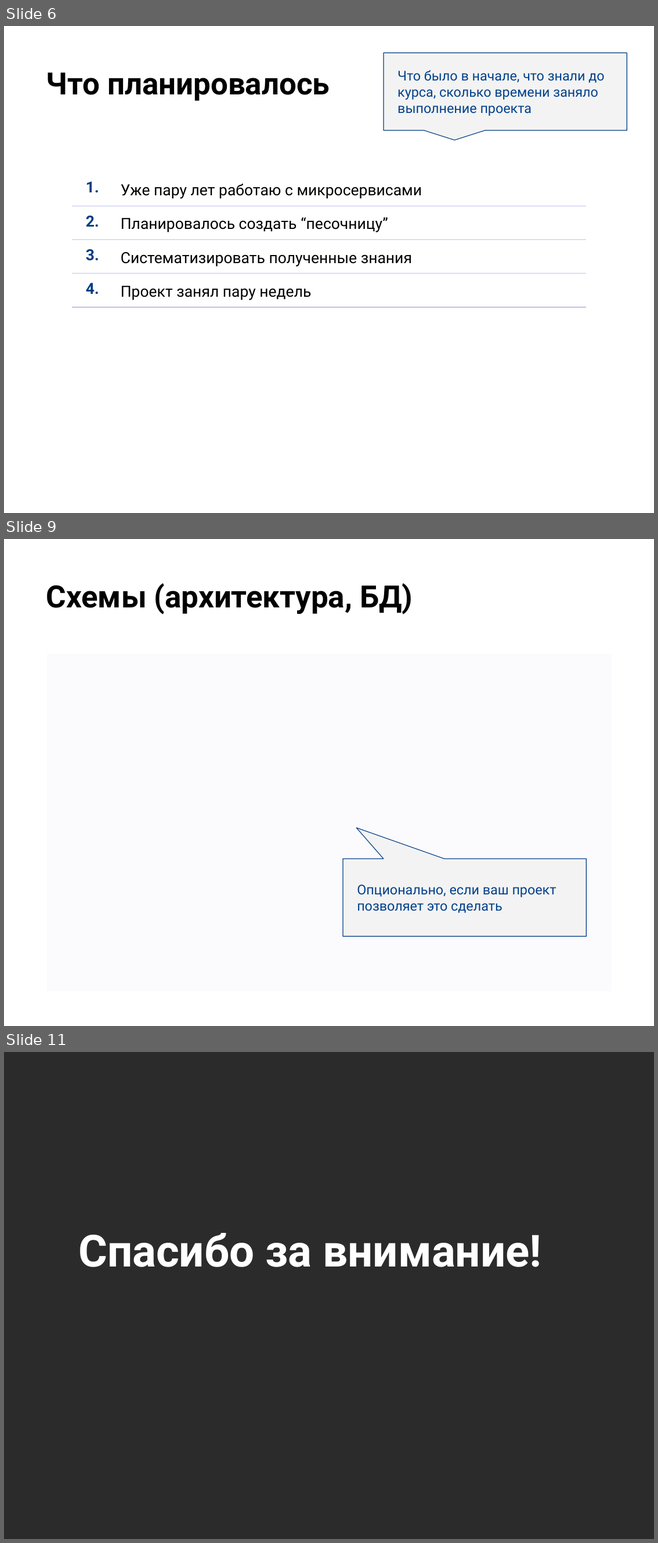
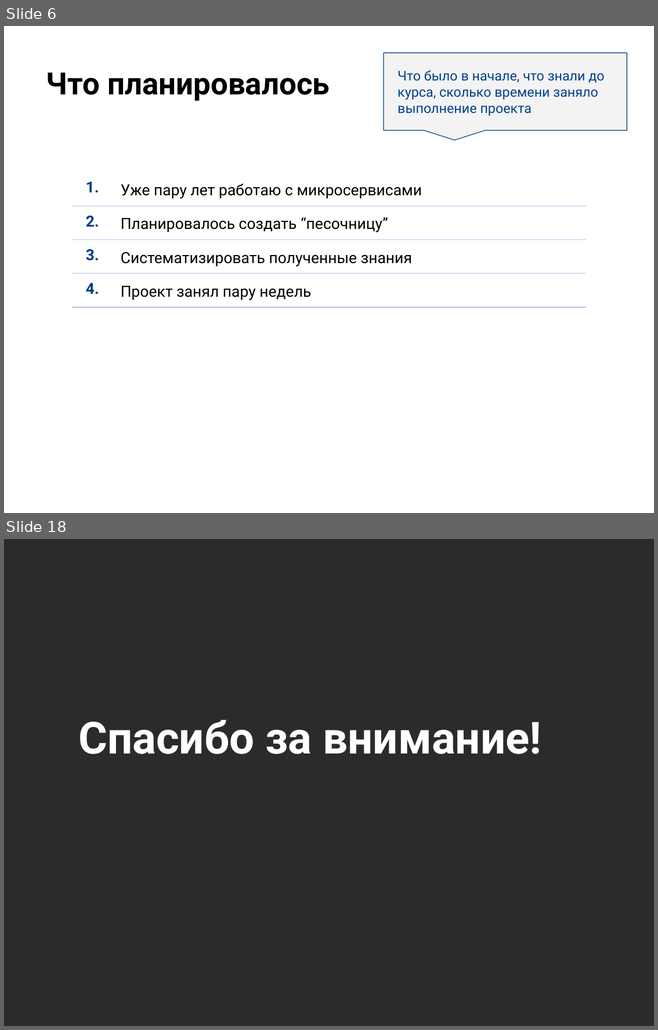
Before and after one commit to christina-gorina/microservices-otus-study, a slide deck: final/marketplace-orders/files/presentation/Презентация.pptx. Shown one above the other, each under a label of ours: slides 6, 9 and 11 before the commit, slides 6 and 18 after it; the slides between them are not shown. The pictures are 658x1543 and 658x1030 pixels, drawn with LibreOffice and Linux fonts; fonts in the diff are those of the drawing; background and template pictures are left out; a plain dark background stands for a picture behind light text. Boxes give left, top, right and bottom in pixels: in the first picture for what was removed or moved away, otherwise in the second. Text is boxed around its words. In the diff, an @@ line names an element or a change of style, - is before the commit and + after.

```diff
--- a/final/marketplace-orders/files/presentation/Презентация.pptx
+++ b/final/marketplace-orders/files/presentation/Презентация.pptx
@@ slide 9 removed at [4,539,654,1026], background picture (left out) @@
@@ title removed at [46,583,412,614] @@
-Схемы (архитектура, БД)
@@ rectangle removed at [47,654,611,992] @@
@@ speech box removed at [343,859,585,936] @@
-Опционально, если ваш проект позволяет это сделать
@@ what was slide 11 is now slide 18 @@
```
Also in this commit, not shown: 3 slides changed, 9 slides added, 9 other slides removed, 2 other files.
